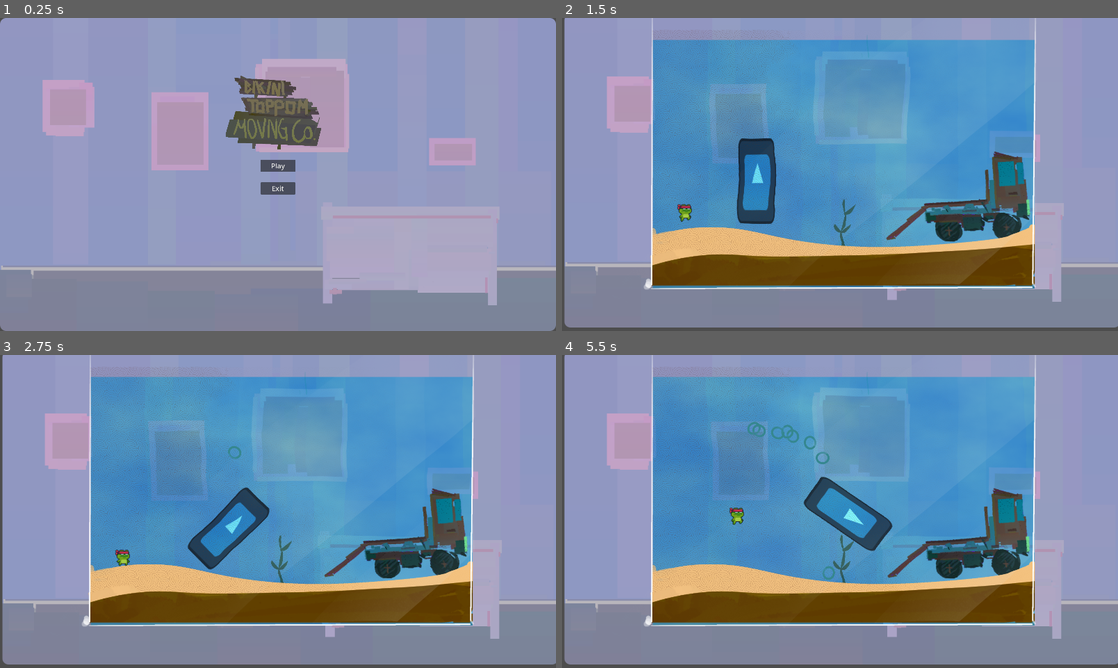
Above: before the commit, frames 1-4 (two rows, left to right).
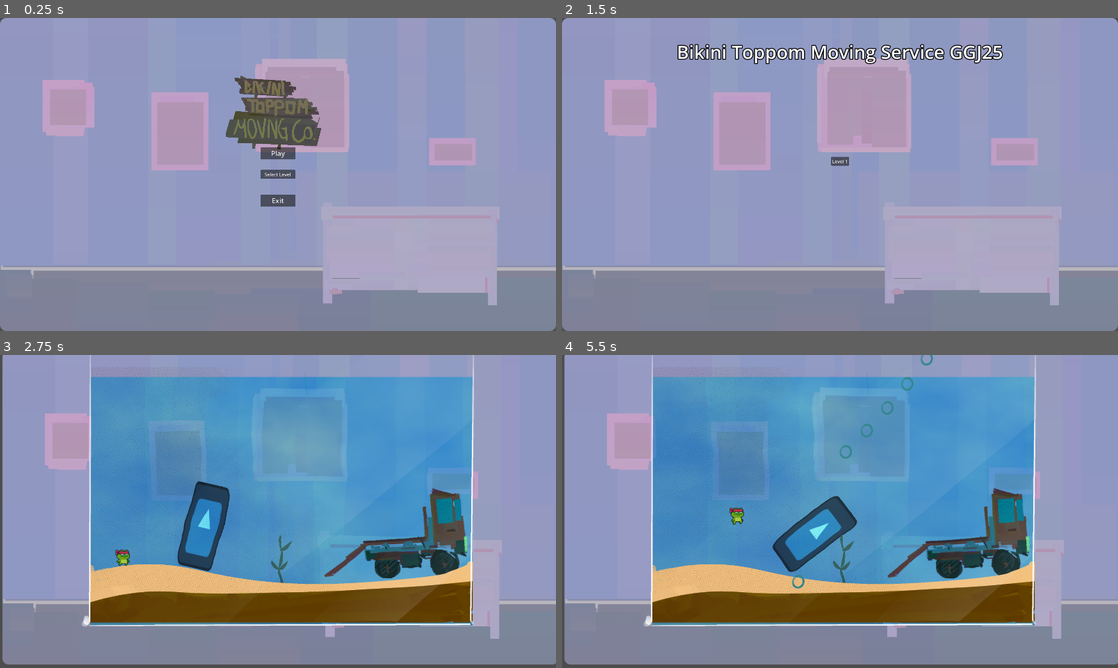
Above: after the commit, the same moments.

Repository: pR1smPrime/BikiniTop25
Game: Godot game, scene res://bikini_toppem_moving_service.tscn
The game is run twice, just before and just after one commit, with the same random seed, the same clock (stepped at 60 frames per second) and the same inputs. The engine's default icon, where the game draws it, is replaced by a stand-in: a white triangle on a blue panel in a dark square.
Inputs (mouse positions are in pixels of both pictures, inside the frame that each line leads up to):
- Up to frame 1 (0.25 s): no input
- Up to frame 2 (1.5 s): click (840, 174) at 0.5 s, where only the run after the commit has a clickable "Select Level"; click (840, 165) at 1.25 s, where only the run before the commit has a clickable "Play"
- Up to frame 3 (2.75 s): click (278, 498) at 2 s, where only the run after the commit has a clickable "Level 1"
- Up to frame 4 (5.5 s): move the mouse to (962, 495) at 2.77 s; press the mouse at (962, 495) at 2.78 s; hold D (right) 2.78-4.28 s; tap W (jump) at 3.02, 3.77, 5.27 s; move the mouse to (728, 527) at 3.52 s; release the mouse at (728, 527) at 3.53 s; click (728, 527) at 3.6 s; move the mouse to (895, 442) at 4.27 s; press the mouse at (895, 442) at 4.28 s; hold A (left) 4.28-5.03 s; move the mouse to (812, 574) at 5.02 s; release the mouse at (812, 574) at 5.03 s; hold D (right) from 5.03 s (still down); click (812, 574) at 5.1 s

The runs differ from the first frame. In frame 1, 1.1% of the frame differs, in the area x 46-54%, y 41-61%; in frame 2, 58%, in the area x 0-100%, y 0-100%; in frame 3, 2.7%; in frame 4, 3.6%.

Commit message:
added level select

Diff:
--- /dev/null
+++ b/scenes/levels/level2.tscn
@@ -0,0 +1,35 @@
+[gd_scene load_steps=8 format=3 uid="uid://cj3cua1qlwawx"]
+
+[ext_resource type="PackedScene" uid="uid://bb7t2rtlp7sku" path="res://scenes/levels/groundBase.tscn" id="1_ugtyb"]
+[ext_resource type="PackedScene" uid="uid://hph0vdl7puii" path="res://scenes/player/player.tscn" id="2_edvee"]
+[ext_resource type="PackedScene" uid="uid://wio4kqqfaasv" path="res://scenes/movable/movable.tscn" id="3_uadwk"]
+[ext_resource type="Script" path="res://scenes/movable/movable.gd" id="4_jfwhh"]
+[ext_resource type="PackedScene" uid="uid://21vivdhncimr" path="res://assets/objects/statics/static_algae_1.tscn" id="5_al51t"]
+[ext_resource type="PackedScene" uid="uid://bofqt6oyryhyo" path="res://assets/objects/statics/target_truck.tscn" id="6_hvh3e"]
+[ext_resource type="PackedScene" uid="uid://cibr5e7jyyld6" path="res://assets/art/spritesAquarium/waves.tscn" id="7_0uyk1"]
+
+[node name="Level1" type="Node2D"]
+
+[node name="groundBase" parent="." instance=ExtResource("1_ugtyb")]
+
+[node name="Player" parent="." instance=ExtResource("2_edvee")]
+z_index = 1
+position = Vector2(418, -428)
+
+[node name="Camera2D" type="Camera2D" parent="."]
+position = Vector2(952, -524)
+
+[node name="MovableObj" parent="." instance=ExtResource("3_uadwk")]
+position = Vector2(676, -413)
+collision_layer = 3
+collision_mask = 3
+script = ExtResource("4_jfwhh")
+
+[node name="algae1" parent="." instance=ExtResource("5_al51t")]
+position = Vector2(980, -339)
+scale = Vector2(0.15, 0.15)
+
+[node name="TargetTruck" parent="." instance=ExtResource("6_hvh3e")]
+position = Vector2(1378, -438)
+
+[node name="waves" parent="." instance=ExtResource("7_0uyk1")]
--- /dev/null
+++ b/scenes/mainmenue/level_select.gd
@@ -0,0 +1,15 @@
+extends Control
+
+
+# Called when the node enters the scene tree for the first time.
+func _ready() -> void:
+	pass # Replace with function body.
+
+
+# Called every frame. 'delta' is the elapsed time since the previous frame.
+func _process(delta: float) -> void:
+	pass
+
+
+func _on_level_1_pressed() -> void:
+	get_tree().change_scene_to_file("res://scenes/levels/level1.tscn") # Replace with function body.
--- /dev/null
+++ b/scenes/mainmenue/level_select.tscn
@@ -0,0 +1,84 @@
+[gd_scene load_steps=4 format=3 uid="uid://c7kegqgu0ylkc"]
+
+[ext_resource type="Script" path="res://scenes/mainmenue/level_select.gd" id="1_3glp3"]
+[ext_resource type="Texture2D" uid="uid://jodkoy0q3to6" path="res://assets/art/backgrounds/tx_bg_room01.png" id="2_x5hs6"]
+
+[sub_resource type="SystemFont" id="SystemFont_okf44"]
+font_names = PackedStringArray("Impact")
+subpixel_positioning = 0
+
+[node name="Level_Select" type="Control"]
+layout_mode = 3
+anchors_preset = 15
+anchor_right = 1.0
+anchor_bottom = 1.0
+grow_horizontal = 2
+grow_vertical = 2
+script = ExtResource("1_3glp3")
+
+[node name="TextureRect" type="TextureRect" parent="."]
+layout_mode = 1
+anchors_preset = 15
+anchor_right = 1.0
+anchor_bottom = 1.0
+grow_horizontal = 2
+grow_vertical = 2
+texture = ExtResource("2_x5hs6")
+
+[node name="MarginContainer" type="MarginContainer" parent="."]
+layout_mode = 1
+anchors_preset = 15
+anchor_right = 1.0
+anchor_bottom = 1.0
+grow_horizontal = 2
+grow_vertical = 2
+theme_override_constants/margin_left = 12
+theme_override_constants/margin_top = 12
+theme_override_constants/margin_right = 12
+theme_override_constants/margin_bottom = 12
+
+[node name="VBoxContainer" type="VBoxContainer" parent="MarginContainer"]
+layout_mode = 2
+theme_override_constants/separation = 60
+
+[node name="Seperator" type="Control" parent="MarginContainer/VBoxContainer"]
+layout_mode = 2
+
+[node name="Label" type="Label" parent="MarginContainer/VBoxContainer"]
+layout_mode = 2
+theme_override_constants/outline_size = 12
+theme_override_fonts/font = SubResource("SystemFont_okf44")
+theme_override_font_sizes/font_size = 64
+text = "Bikini Toppom Moving Service GGJ25"
+horizontal_alignment = 1
+vertical_alignment = 1
+
+[node name="HBoxContainer" type="HBoxContainer" parent="MarginContainer"]
+layout_mode = 2
+alignment = 1
+
+[node name="VBoxContainer" type="VBoxContainer" parent="MarginContainer/HBoxContainer"]
+layout_mode = 2
+theme_override_constants/separation = 18
+alignment = 1
+
+[node name="Level 1" type="Button" parent="MarginContainer/HBoxContainer/VBoxContainer"]
+layout_mode = 2
+text = "Level 1"
+
+[node name="Seperator" type="Control" parent="MarginContainer/HBoxContainer/VBoxContainer"]
+layout_mode = 2
+
+[node name="Seperator2" type="Control" parent="MarginContainer/HBoxContainer/VBoxContainer"]
+layout_mode = 2
+
+[node name="Seperator3" type="Control" parent="MarginContainer/HBoxContainer/VBoxContainer"]
+layout_mode = 2
+
+[node name="Seperator4" type="Control" parent="MarginContainer/HBoxContainer/VBoxContainer"]
+layout_mode = 2
+
+[node name="Seperator5" type="Control" parent="MarginContainer/HBoxContainer/VBoxContainer"]
+layout_mode = 2
+
+[connection signal="pressed" from="MarginContainer/HBoxContainer/VBoxContainer/Level 1" to="." method="_on_level_1_pressed"]
--- a/scenes/mainmenue/main_menu.gd
+++ b/scenes/mainmenue/main_menu.gd
@@ -6,6 +6,8 @@
 func _on_play_pressed() -> void:
 	get_tree().change_scene_to_file("res://scenes/levels/level1.tscn")
 
+func _on_level_select_pressed() -> void:
+	get_tree().change_scene_to_file("res://scenes/mainmenue/level_select.tscn") # Replace with function body.
 
 func _on_exit_pressed() -> void:
 	get_tree().quit()
--- a/scenes/mainmenue/main_menu.tscn
+++ b/scenes/mainmenue/main_menu.tscn
@@ -130,6 +130,17 @@
 [node name="Seperator2" type="Control" parent="MarginContainer/HBoxContainer/VBoxContainer"]
 layout_mode = 2
 
+[node name="LevelSelect" type="Button" parent="MarginContainer/HBoxContainer/VBoxContainer"]
+layout_mode = 2
+text = "Select Level
+"
+
+[node name="Seperator3" type="Control" parent="MarginContainer/HBoxContainer/VBoxContainer"]
+layout_mode = 2
+
+[node name="Seperator4" type="Control" parent="MarginContainer/HBoxContainer/VBoxContainer"]
+layout_mode = 2
+
 [node name="Exit" type="Button" parent="MarginContainer/HBoxContainer/VBoxContainer"]
 custom_minimum_size = Vector2(120, 32)
 layout_mode = 2
@@ -144,4 +155,5 @@
 autoplay = "logo_wiggle"
 
 [connection signal="pressed" from="MarginContainer/HBoxContainer/VBoxContainer/Play" to="." method="_on_play_pressed"]
+[connection signal="pressed" from="MarginContainer/HBoxContainer/VBoxContainer/LevelSelect" to="." method="_on_level_select_pressed"]
 [connection signal="pressed" from="MarginContainer/HBoxContainer/VBoxContainer/Exit" to="." method="_on_exit_pressed"]
